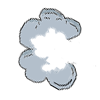
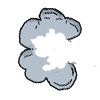
The second w=100, h=100 image is a revision of the first. Changes to its layers:
added layer "Layer 2 copy 3" above "Layer 2 copy 2" over [18, 7, 97, 91]
added layer "Layer 2 copy 2" above "Layer 2 copy" over [18, 7, 97, 91]
added layer "Layer 2 copy" above "Layer 2" over [18, 7, 97, 91]
